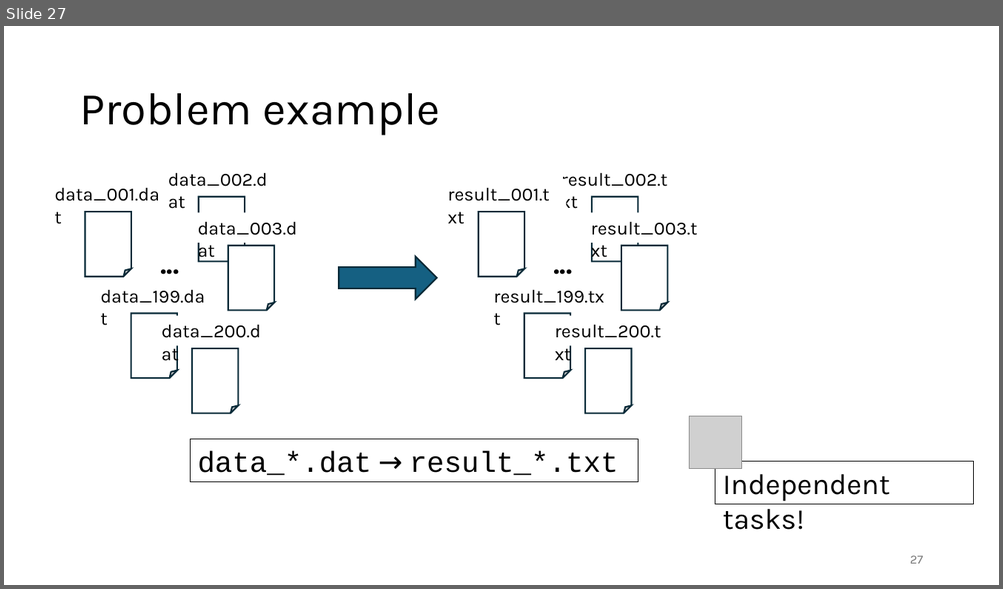
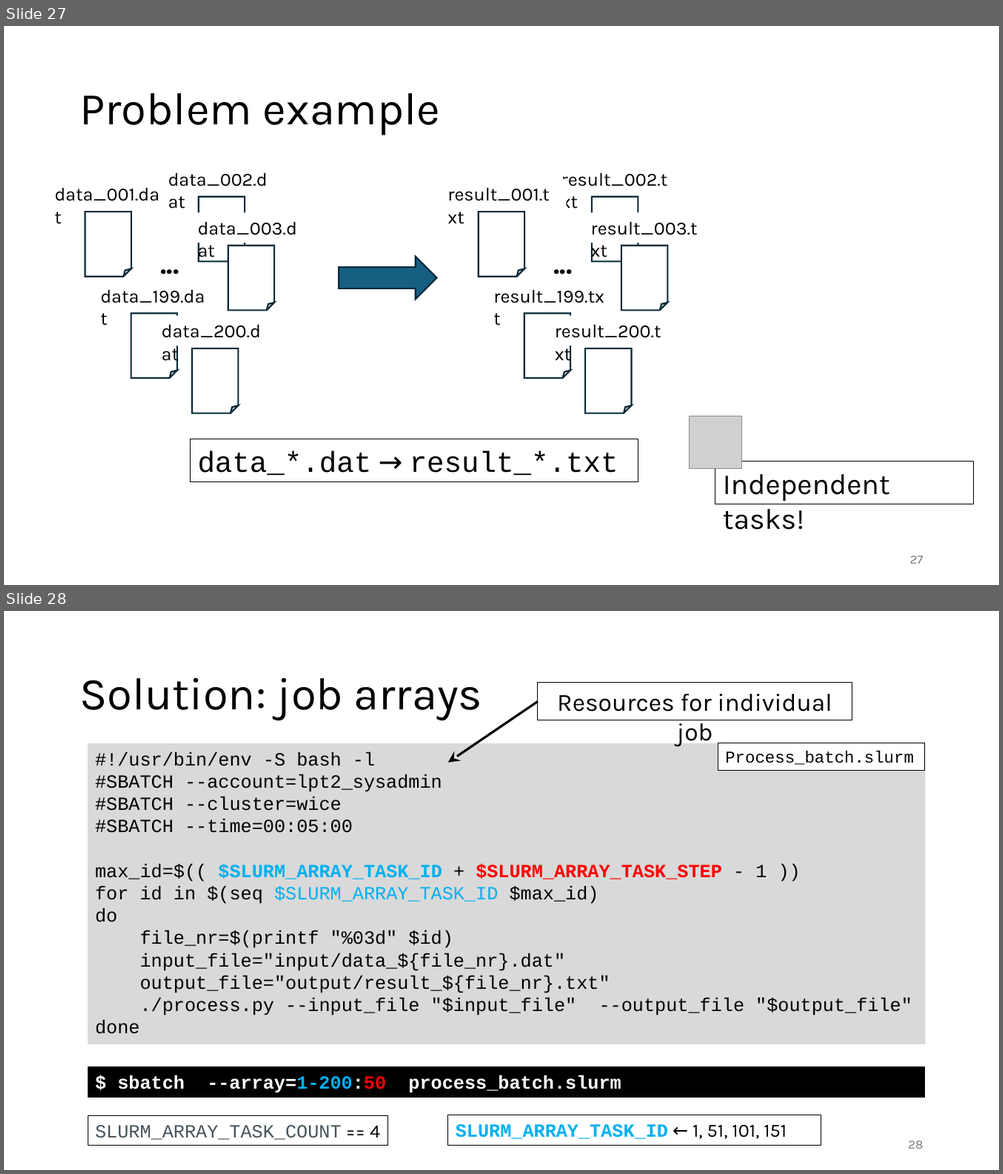
Before and after one commit to gjbex/Workflows-for-HPC, a slide deck: workflow_for_HPC.pptx. Shown one above the other, each under a label of ours: slide 27 before the commit, slides 27 and 28 after it. The pictures are 1003x589 and 1003x1174 pixels, drawn with LibreOffice and Linux fonts; fonts in the diff are those of the drawing; grey boxes stand for pictures. Boxes give left, top, right and bottom in pixels: in the first picture for what was removed or moved away, otherwise in the second. Text is boxed around its words. In the diff, an @@ line names an element or a change of style, - is before the commit and + after.

Commit message:
Add job array Slurm script

```diff
--- a/workflow_for_HPC.pptx
+++ b/workflow_for_HPC.pptx
@@ slide 28 added at (4, 611, 999, 1170), background #FFFFFF @@
@@ title added at (79, 678, 482, 721), 44 pt, text #000000 @@
+Solution: job arrays
@@ rectangle added at (538, 683, 851, 720), outline #000000 0.75 pt, 24 pt, text #000000 @@
+Resources for individual job
@@ arrow added from (538, 701) to (448, 763), #000000 2.25 pt @@
@@ rectangle added at (88, 743, 925, 1045), fill #D9D9D9, 18 pt, text #000000 @@
+#!/usr/bin/env -S bash -l
+#SBATCH --account=lpt2_sysadmin
+#SBATCH --cluster=wice
+#SBATCH --time=00:05:00
+max_id=$(( $SLURM_ARRAY_TASK_ID + $SLURM_ARRAY_TASK_STEP - 1 ))
+for id in $(seq $SLURM_ARRAY_TASK_ID $max_id)
+do
+file_nr=$(printf "%03d" $id)
+input_file="input/data_${file_nr}.dat"
+output_file="output/result_${file_nr}.txt"
+./process.py --input_file "$input_file" --output_file "$output_file"
+done
@@ rectangle added at (718, 743, 925, 771), fill #FFFFFF, outline #000000 0.75 pt, 16 pt, text #000000 @@
+Process_batch.slurm
@@ rectangle added at (88, 1068, 924, 1097), fill #000000, outline #000000 0.75 pt, 18 pt, text #FFFFFF, bold @@
+$ sbatch --array=1-200:50 process_batch.slurm
@@ rectangle added at (88, 1116, 388, 1146), outline #000000 0.75 pt, 18 pt, text #46545C @@
+SLURM_ARRAY_TASK_COUNT == 4
@@ rectangle added at (448, 1116, 821, 1145), outline #000000 0.75 pt, 18 pt, text #00B0F0, bold @@
+SLURM_ARRAY_TASK_ID ← 1, 51, 101, 151
@@ page number added at (908, 1141, 922, 1149), 12 pt, text #797979 @@
+28
```
Also in this commit, not shown: 1 slide changed.
